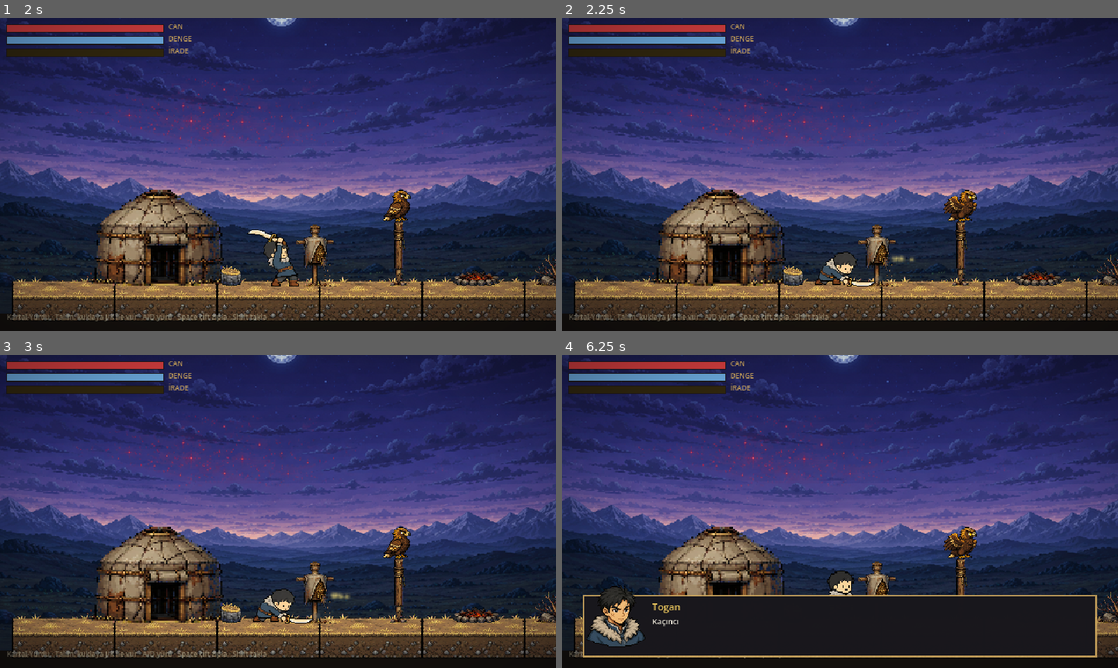
Above: before the commit, frames 1-4 (two rows, left to right).
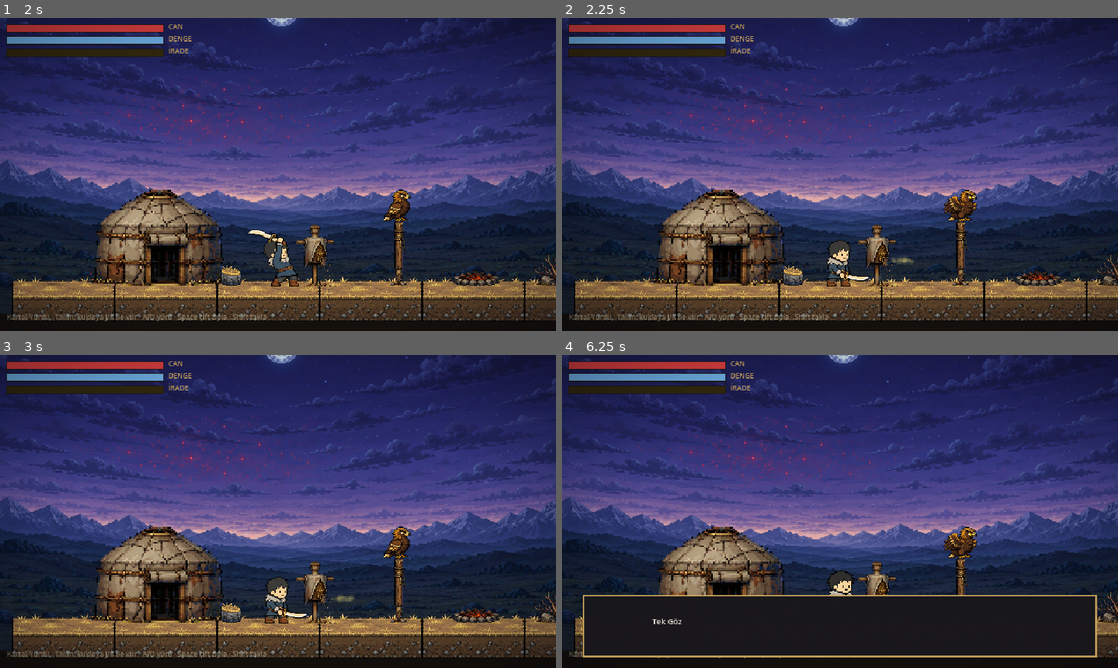
Above: after the commit, the same moments.

Repository: AhmetSoz/verridia
Game: Godot game, scene res://scenes/ui/baslik.tscn
Same seed, same stepped clock (60 frames per second), same inputs: the game is played once before the commit and once after it.
Inputs:
- Up to frame 1 (2 s): tap Enter (ui_accept) at 0.5, 0.77, 1.07, 1.52, 1.82 s; hold E (etkilesim) 0.53-1.28 s; tap L (parry) at 0.8, 1.35 s; tap Space (zipla) at 1.55 s
- Up to frame 2 (2.25 s): hold Space (zipla) from 2.03 s (still down)
- Up to frame 3 (3 s): tap Enter (ui_accept) at 2.3, 2.85 s; release Space (zipla) at 2.78 s
- Up to frame 4 (6.25 s): tap Enter (ui_accept) at 3.02, 3.32, 3.77, 4.07, 4.52, 4.82, 6.02 s; tap E (etkilesim) at 3.05, 4.35, 6.05 s; tap S (egil) at 3.6 s; tap L (parry) at 3.8 s; tap Space (zipla) at 4.55 s; hold Enter (ui_accept) 5.03-5.78 s; tap D (hareket_sag) at 5.1 s; tap A (hareket_sol) at 5.85 s

Frame 1 is identical in both runs. In frame 2, 0.8% of the frame differs, in the area x 45-64%, y 70-86%; in frame 3, 0.9%; in frame 4, 1.2%, in the area x 4-22%, y 73-94%.

Commit message:
feat(oyun): Scene 1 talim kitaba birebir + portre gozu duzeltildi + diyalog E
- Bolum 1 talim beat-beat sadik: Togan saldirir (Kaya kayarak cekilir) -> Kaya devirir
  (sirtustu duser) -> uc iz dersi -> parry ile 'demek hala duyabiliyorsun' -> Kaya gider
  -> 'bir hayalet neresinden vurulur'. Gercek kitap replikleri.
- FAZ A (SALDIR J/K, Kaya kacar) + FAZ B (SAVUSTUR L, basariya kadar) interaktif
- player.saldirdi sinyali + kaya.kac() + player.sendele() (devrilme)
- portre gozu duzeldi: LANCZOS ile kucultme (NEAREST gozu yok ediyordu), 68x84 kutuya oturdu
- diyalog gostergesi 'Ilerlet: E' (Space cakismasi yok)

Co-Authored-By: Claude Opus 4.8 <noreply@anthropic.com>

Diff:
--- a/game/scenes/ui/dialog.tscn
+++ b/game/scenes/ui/dialog.tscn
@@ -58,6 +58,6 @@
 offset_top = 332.0
 offset_right = 610.0
 offset_bottom = 344.0
-theme_override_colors/font_color = Color(0.79, 0.64, 0.36, 0.8)
+theme_override_colors/font_color = Color(0.79, 0.64, 0.36, 0.9)
 theme_override_font_sizes/font_size = 8
-text = "▼ (E)"
+text = "İlerlet: E ▶"
--- a/game/scripts/ai/kaya.gd
+++ b/game/scripts/ai/kaya.gd
@@ -60,6 +60,18 @@
 	velocity.x = -yon * 130.0
 	_oynat("kayis")
 
+## Kaya, Togan'ın saldırısından kayarak geri çekilir (yarım adım — kitaptaki gibi)
+func kac() -> void:
+	if _mesgul:
+		return
+	_mesgul = true
+	_oynat("kayis"); gorsel.set_frame_and_progress(0, 0.0)
+	velocity.x = -yon * 150.0    # oyuncudan uzağa kayar
+	await get_tree().create_timer(0.28).timeout
+	velocity.x = 0.0
+	_mesgul = false
+	_oynat("idle")
+
 func kayarak_atil(mesafe: float) -> void:
 	# Kaya'nın kişisel skili: kayarak geri/ileri atılma
 	_mesgul = true
--- a/game/scripts/levels/kartal_yurdu.gd
+++ b/game/scripts/levels/kartal_yurdu.gd
@@ -44,72 +44,136 @@
 func _kaya_yaklas() -> void:
 	if not is_instance_valid(kaya) or not is_instance_valid(oyuncu):
 		return
-	var hedef: float = oyuncu.global_position.x + 46.0
-	if absf(kaya.global_position.x - hedef) > 64.0:
+	var hedef: float = oyuncu.global_position.x + 44.0
+	if absf(kaya.global_position.x - hedef) > 60.0:
 		kaya.yuru_git(hedef)
 		var g := 0
 		while kaya._hedef_x != null and g < 180:
 			g += 1
 			await get_tree().process_frame
+	kaya.bak(-1 if oyuncu.global_position.x < kaya.global_position.x else 1)
 
-func _parry_turu(d) -> void:
-	# Açık alan talimi: Kaya oyuncuyu takip eder, dört kez telegraflı vurur.
-	for i in range(4):
+var _saldiri_sayaci: int = 0
+
+func _a_saldiri() -> void:
+	# Faz A: Togan her saldırdığında Kaya kayarak geri çekilir (kitaptaki gibi)
+	_saldiri_sayaci += 1
+	if is_instance_valid(kaya):
+		kaya.bak(-1 if oyuncu.global_position.x < kaya.global_position.x else 1)
+		kaya.kac()
+
+func _parry_bekle(d) -> void:
+	# Faz B: oyuncu Kaya'nın darbesini savuşturana (parry) kadar dener
+	var basari := false
+	var deneme := 0
+	while not basari and deneme < 7:
+		deneme += 1
 		await _kaya_yaklas()
 		if not is_instance_valid(kaya):
 			return
-		kaya.bak(-1 if oyuncu.global_position.x < kaya.global_position.x else 1)
+		var irade0: float = oyuncu.stats.irade
+		_prompt.text = "SAVUŞTUR!    (L)"
 		_prompt.visible = true
 		await kaya.saldir(kaya.yon)
 		_prompt.visible = false
-		await get_tree().create_timer(0.65).timeout
-		if i == 1:  # ortada kısa koçluk
-			oyuncu.girdi_kilitli = true
-			await _konus(d, [["Kaya", "Öfkeyle değil — dinleyerek. Kılıcı değil, beni savuştur."]])
-			oyuncu.girdi_kilitli = false
+		if oyuncu.stats.irade > irade0 + 1.0:
+			basari = true
+		else:
+			if deneme == 2:
+				oyuncu.girdi_kilitli = true
+				await _konus(d, [["Kaya", "Acele etme. Vuracağım anı dinle — sonra L."]])
+				oyuncu.girdi_kilitli = false
+			await get_tree().create_timer(0.7).timeout
 
 func _acilis_sinematigi() -> void:
 	_prompt_kur()
-	# Togan talim yapar → Kaya gelir → talim düellosu (parry dersi, kitaba sadık).
+	# --- SCENE 1: Sessiz Talim (Bölüm 1, kitaba birebir) ---
 	oyuncu.girdi_kilitli = true
 	oyuncu.yon = 1
 	kaya.bak(-1)
 	await get_tree().create_timer(0.5).timeout
+	# Togan kuklaya üç kez ağır vuruyor — "kılıç üçüncü kez gömülünce..."
 	for i in range(3):
 		if is_instance_valid(oyuncu):
 			oyuncu._saldiri_basla(true)
-		await get_tree().create_timer(0.75).timeout
+		await get_tree().create_timer(0.72).timeout
 
 	var d = DIALOG.instantiate()
 	add_child(d)
 	await _konus(d, [
 		["", "Kılıç üçüncü kez göğsüne gömülünce kuklanın tahta omurgası çatladı."],
-		["", "Aşağıda Kartal-Yurdu uyuyordu. Tek Göz kuzey sırtlarının üzerinde asılıydı."],
-		["Togan", "Kaçıncı darbe olduğunu bilmiyorum. Şafak hâlâ ne kadar uzak?"],
+		["", "Kaçıncı darbede olduğunu, şafağın ne kadar uzakta kaldığını bilmiyordu."],
+		["", "Tek Göz kuzey sırtlarının üzerinde asılıydı. Burkut talim kazığında bekliyordu."],
 	])
 
-	kaya.yuru_git(oyuncu.global_position.x + 46.0)
-	var g := 0
-	while kaya._hedef_x != null and g < 240:
-		g += 1
-		await get_tree().process_frame
-	kaya.bak(-1)
+	# Kaya gölgelerden çıkar, iki tahta kılıç getirir
+	await _kaya_yaklas()
 	await _konus(d, [
 		["Kaya", "Demiri değil, kendini yoruyorsun."],
 		["Kaya", "Bir kez de ete kemiğe karşı salla. Belki kime vurduğunu hatırlarsın."],
-		["Kaya", "Karşında kim var Togan? Ben mi... yoksa bir yıldır mezara koyamadığın biri mi?"],
+	])
+
+	# FAZ A — Togan saldırır, Kaya her darbede kayarak çekilir
+	_saldiri_sayaci = 0
+	oyuncu.saldirdi.connect(_a_saldiri)
+	_prompt.text = "SALDIR!    (J / K)"
+	_prompt.visible = true
+	oyuncu.girdi_kilitli = false
+	var bek := 0
+	while _saldiri_sayaci < 3 and bek < 900:
+		bek += 1
+		await get_tree().process_frame
+	oyuncu.girdi_kilitli = true
+	_prompt.visible = false
+	if oyuncu.saldirdi.is_connected(_a_saldiri):
+		oyuncu.saldirdi.disconnect(_a_saldiri)
+
+	await _konus(d, [
+		["Kaya", "Bu öfke bir Azgut'un işine yarayabilir."],
+		["Kaya", "Bir Rüzgar-Dinleyen'i ise öldürür."],
+	])
+
+	# DEVRİLME — Togan bütün ağırlığını verir, Kaya yana kayar, Togan sırtüstü düşer
+	oyuncu.yon = 1
+	oyuncu._saldiri_basla(true)
+	await get_tree().create_timer(0.14).timeout
+	if is_instance_valid(kaya):
+		await kaya.kayarak_atil(1)
+	oyuncu.sendele()
+	Fx.toz(oyuncu.global_position, 1.1)
+	Fx.sars(3.0, 0.16)
+	await get_tree().create_timer(0.5).timeout
+	await _konus(d, [
+		["Kaya", "Bu bir Sungur kılıcı değil. Sapını sen tutuyorsun, vuran öfken."],
+		["Kaya", "Ayağa kalk."],
+		["Togan", "Düştüm. Gördün."],
+		["Kaya", "Düşmek talimin sonu değil."],
+	])
+
+	# ÜÇ İZ
+	await _konus(d, [
 		["Kaya", "Sana üç iz göstereyim."],
 		["Kaya", "Birincisi rakibin durduğu yer. İkincisi vuracağını sandığın yer. Üçüncüsü öfkenin seni sürüklediği yer."],
-		["Kaya", "Sen hep üçüncüye basıyorsun. Vurduğum an savuştur — L'ye bas."],
+		["Kaya", "Sen hep üçüncüye basıyorsun. Vurduğum an savuştur — öfkeyle değil, dinleyerek. L'ye bas."],
 	])
 
+	# FAZ B — parry başarısına kadar
 	oyuncu.girdi_kilitli = false
-	await _parry_turu(d)
+	await _parry_bekle(d)
 	oyuncu.girdi_kilitli = true
 
 	await _konus(d, [
-		["Kaya", "İşte. Demiri değil, sesi dinledin."],
-		["Kaya", "Demek hâlâ duyabiliyorsun. İyi. Bir gün bu, seni ayakta tutar."],
-		["", "Talim senin artık. A/D yürü · J/K vur · L savuştur · Space çift zıpla · Shift takla."],
+		["Kaya", "Demek hâlâ duyabiliyorsun."],
+		["Togan", "Neyi?"],
+		["Kaya", "Senden başka birini."],
+		["Kaya", "Karşında kim var Togan? Ben mi? Korgan mı? Yoksa bir yıldır mezara koyamadığın biri mi?"],
+	])
+
+	# Kaya tahta kılıçları toplar, yorgun adımlarla gider
+	if is_instance_valid(kaya):
+		kaya.yuru_git(oyuncu.global_position.x + 260.0)
+	await _konus(d, [
+		["Togan", "Bir hayalet neresinden vurulur?"],
+		["", "Kartal-Yurdu'nda dolaş. (A/D yürü · J/K vur · L savuştur · Space çift zıpla · Shift takla)"],
 	])
 	oyuncu.girdi_kilitli = false
--- a/game/scripts/movement/player_togan.gd
+++ b/game/scripts/movement/player_togan.gd
@@ -5,6 +5,8 @@
 ## girdi tamponu ~140ms, kaçınma 0.35s (dokunulmazlık ~0.16s), parry 120ms,
 ## büyük darbede 40–90ms hit-stop. Karakter komuta HEMEN tepki verir;
 ## ağırlık animasyondan gelir, girdi gecikmesinden değil.
+
+signal saldirdi   # sinematik/talim: Togan saldırıya başladı
 
 enum Durum { BOS, KOSU, ZIPLA, DUSUS, KACINMA, HAFIF_SALDIRI, AGIR_SALDIRI, PARRY, HASAR, SENDELEME, TUTUNMA, CEKME, OLU }
 
@@ -327,6 +329,7 @@
 		_duruma_gec(Durum.HAFIF_SALDIRI)
 	hitbox.position.x = 26.0 * yon   # kılıç menzili (içine girmeden vurur)
 	velocity.x = 0.0
+	saldirdi.emit()
 	gorsel.play("agir" if agir else "hafif")
 	gorsel.set_frame_and_progress(0, 0.0)   # kombo için baştan
 
@@ -407,6 +410,12 @@
 	Engine.time_scale = 1.0
 
 # ---------- Durum yardımcıları ----------
+
+## Sinematik: Togan yere düşürülür (talimde Kaya devirince)
+func sendele() -> void:
+	_duruma_gec(Durum.SENDELEME)
+	velocity.x = -yon * 150.0
+	velocity.y = -120.0
 
 func _duruma_gec(yeni: Durum) -> void:
 	durum = yeni
Binary file changed: game/asset/portre/kaya_k.png
Binary file changed: game/asset/portre/togan_k.png
